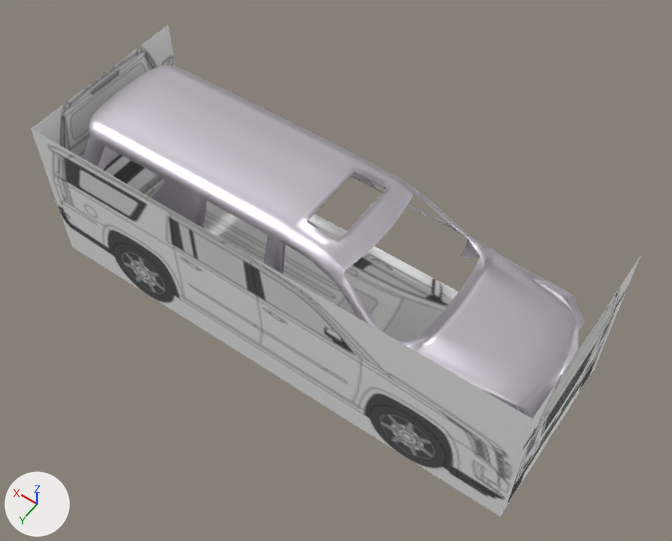
A saved change to the Blender file 2019_2020/space_force_trailer/assets/jsflycar/new cadillac escalade.blend.
The view is the same before and after, from a 50 mm lens placed at (-3.68, 4.87, 7.46), pointed at (-0.23, 0.04, -0.13). Arrows for +X, +Y and +Z are at lower left; the lights stay in place.

Objects in the first picture: 'Plane', 'back view', 'front view', 'side view', 'top view'.
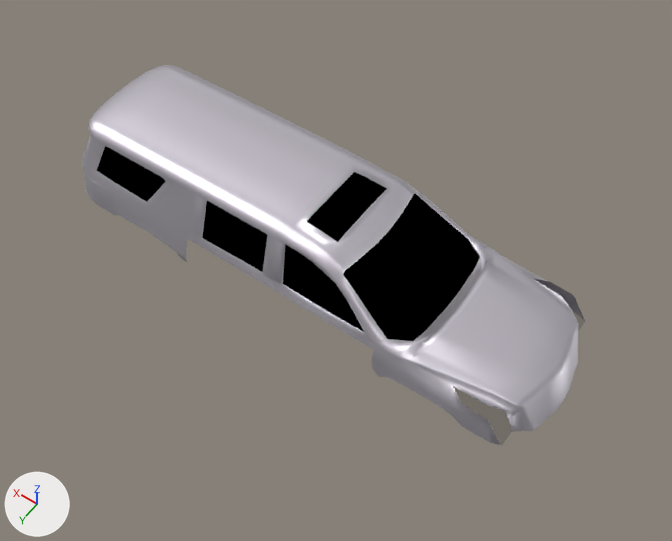
What differs and where, as boxes (x1, y1, x2, y2) in the pictures (672 x 541 px):
'side view', hidden: before (31, 129, 533, 516)
'windows', shown (black): after (97, 146, 480, 341)
'top view', hidden: before (138, 174, 596, 516)
'back view', hidden: before (31, 25, 175, 190)
'front view', hidden: before (501, 257, 640, 514)
'head and tail lights', added: after (454, 278, 585, 445)
part 1 of me_plane, deleted: before (533, 278, 585, 332)
part 2 of me_plane_001, cut back (black): after (283, 245, 364, 332)
part 3 of me_plane_001, recoloured (black): after (97, 146, 480, 341)

What changed in the scene script:
```text
Add mat_windows:
    mat_windows = diffuse_material('windows')
    mat_windows.base_color = (0.0, 0.0, 0.0)  # black #000000
Add mat_head_and_tail_light:
    mat_head_and_tail_light = bpy.data.materials.new('head and tail light')
    mat_head_and_tail_light.use_nodes = True; mat_head_and_tail_light.node_tree.nodes.clear()
    _N = mat_head_and_tail_light.node_tree.nodes; _L = mat_head_and_tail_light.node_tree.links
    n0 = _N.new('ShaderNodeOutputMaterial'); n0.name = 'Material Output.001'
    n1 = _N.new('ShaderNodeBsdfTransparent'); n1.name = 'Transparent BSDF.001'
    n1.inputs[0].default_value = (0.7, 0.7, 0.7, 1.0)  # 'Color', light grey #dadada
    _L.new(n1.outputs[0], n0.inputs[0])  # 'BSDF' to 'Surface'
Change me_plane:
    where me_plane.from_pydata(...)  # 610 vertices, 494 faces, 2 loose edges; spans x -7.5..7.3, y -2.38..0.0, z -0.7..2.44
    used by ob_plane; location = (0.0, 0.0, 0.0); scale = (0.378, 0.378, 0.378)
    verts and faces of me_plane; kept vertices keep their numbers, new ones are numbered from 610
    remove me_plane.materials.append(mat_material_002)  # light grey #ddd6e1
    me_plane part 1
    add delete_faces([(522, 527, 525, 524, 533, 532, 531, 530, 528, 529, 526, 523)])
    add me_plane.materials.append(mat_body_color_and_texture)  # light grey #ddd6e1
Change me_plane_001:
    used by ob_windows; location = (0.0, 0.0, 0.0); scale = (0.378, 0.378, 0.378)
    remove me_plane_001.from_pydata(...)  # 69 vertices, 5 faces, 13 loose edges; spans x -4.08..7.14, y -2.09..0.0, z 0.9..2.43
    add me_plane_001.from_pydata(...)  # 69 vertices, 6 faces; spans x -4.08..7.14, y -2.09..0.0, z 0.9..2.43
    me_plane_001 part 2
    13 loose edges are deleted
    1 new face joins them
    me_plane_001 part 3: 5 faces spanning x -4.08..7.14, y -2.09..0.0, z 0.9..2.43 switch from mat_material_001 to mat_windows (black #000000)
Add me_plane_002:
    me_plane_002.from_pydata([(-6.21, -1.93, 0.64), (-5.81, -1.95, 0.66), (-6.92, -1.72, -0.23), (-6.78, -1.73, 0.21), (-5.35, -1.98, 0.68), (-6.62, -1.76, 0.52), (-6.11, -2.21, 0.57), (-5.73, -2.21, 0.59), (-6.36, -2.21, 0.55), (-6.45, -2.19, 0.54), (-6.68, -2.21, 0.15), (-6.92, -2.2, -0.19)], [], [(0, 5, 3, 2, 11, 10, 9, 8, 6, 7, 4, 1)])
    me_plane_002.polygons.foreach_set('use_smooth', [True] * 1)
    me_plane_002.materials.append(mat_head_and_tail_light)
Change ob_side_view:
    add ob_side_view.hide_set(True)
Change ob_front_view:
    add ob_front_view.hide_set(True)
Change ob_back_view:
    add ob_back_view.hide_set(True)
Change ob_top_view:
    add ob_top_view.hide_set(True)
Change ob_windows:
    remove ob_windows.hide_set(True)  # wire or fog, not drawn
Add ob_head_and_tail_lights:
    ob_head_and_tail_lights = bpy.data.objects.new('head and tail lights', me_plane_002)  # modifiers MIRROR, DECIMATE
    ob_head_and_tail_lights.location = (0.0, 0.0, 0.0)
    ob_head_and_tail_lights.scale = (0.378, 0.378, 0.378)
```
